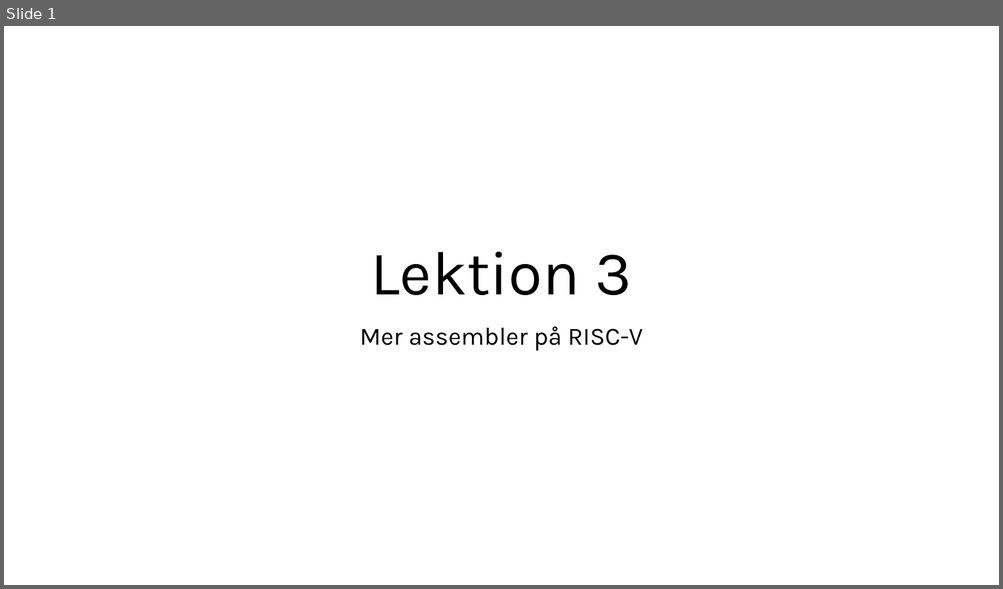
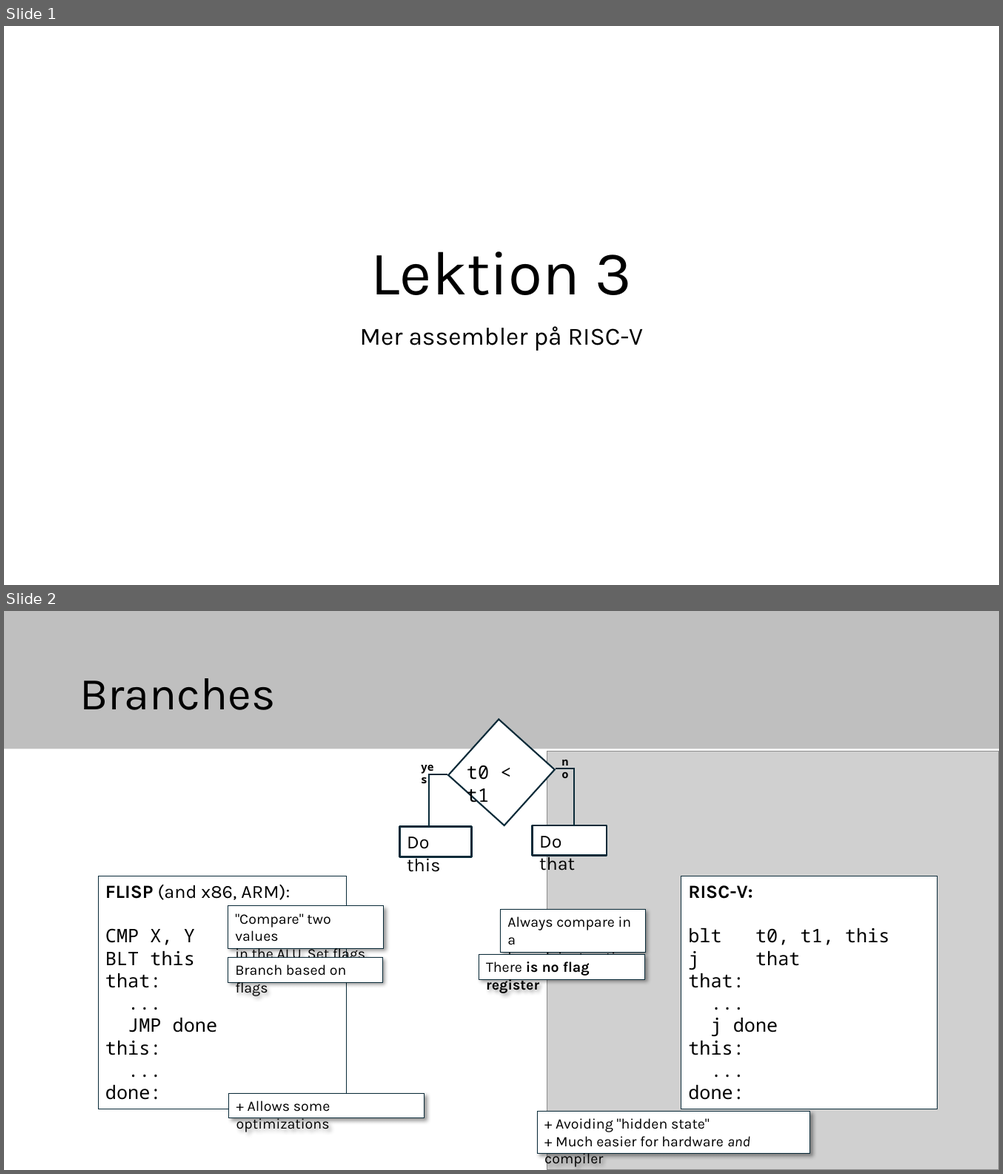
Before and after one commit to elias-at-chalmers/mop-lecture_notes-mirror, a slide deck: slides/lecture03-assembly2.pptx. Shown one above the other, each under a label of ours: slide 1 before the commit, slides 1 and 2 after it. The pictures are 1003x589 and 1003x1174 pixels, drawn with LibreOffice and Linux fonts; fonts in the diff are those of the drawing; grey boxes stand for pictures. Boxes give left, top, right and bottom in pixels: in the first picture for what was removed or moved away, otherwise in the second. Text is boxed around its words. In the diff, an @@ line names an element or a change of style, - is before the commit and + after.

Commit message:
Lecture03

```diff
--- a/slides/lecture03-assembly2.pptx
+++ b/slides/lecture03-assembly2.pptx
@@ slide 2 added at (4, 611, 999, 1170), background #FFFFFF @@
@@ rectangle added at (4, 611, 999, 749), fill #BFBFBF @@
@@ title added at (79, 678, 275, 710), 44 pt, text #000000 @@
+Branches
@@ rectangle added at (448, 719, 555, 826), fill #FFFFFF, outline #092A39 1.5 pt @@
@@ text added at (414, 757, 447, 778), 10.5 pt, text #000000, bold @@
+yes
@@ text added at (466, 765, 489, 806), 18 pt, text #000000 @@
+t0 < t1
@@ picture added at (546, 752, 999, 1170) @@
@@ freeform shape added at (429, 775, 447, 826), outline #092A39 1.5 pt @@
@@ freeform shape added at (555, 769, 573, 826), outline #092A39 1.5 pt @@
@@ rectangle added at (399, 827, 472, 857), fill #FFFFFF, outline #092A39 2 pt, 18 pt, text #000000 @@
+Do this
@@ rectangle added at (532, 826, 607, 856), fill #FFFFFF, outline #092A39 2 pt, 18 pt, text #000000 @@
+Do that
@@ rectangle added at (98, 876, 346, 1110), fill #FFFFFF, outline #092A39 0.75 pt, 18 pt, text #000000 @@
+FLISP (and x86, ARM):
+CMP X, Y
+BLT this
+that:
+...
+JMP done
+this:
+...
+done:
@@ rectangle added at (680, 876, 937, 1110), fill #FFFFFF, outline #092A39 0.75 pt, 18 pt, text #000000 @@
+RISC-V:
+blt t0, t1, this
+j that
+that:
+...
+j done
+this:
+...
+done:
@@ rectangle added at (227, 906, 383, 949), fill #FFFFFF, outline #092A39 0.75 pt, 14 pt, text #000000 @@
+"Compare" two values
+in the ALU. Set flags.
@@ rectangle added at (500, 909, 645, 952), fill #FFFFFF, outline #092A39 0.75 pt, 14 pt, text #000000 @@
+Always compare in a
+branch instruction
@@ rectangle added at (227, 958, 382, 983), fill #FFFFFF, outline #092A39 0.75 pt, 14 pt, text #000000 @@
+Branch based on flags
@@ rectangle added at (478, 955, 645, 980), fill #FFFFFF, outline #092A39 0.75 pt, 14 pt, text #000000, bold @@
+There is no flag register
@@ text added at (542, 965, 559, 973), 10.5 pt, text #000000, bold @@
+no
@@ rectangle added at (228, 1093, 424, 1119), fill #FFFFFF, outline #092A39 0.75 pt, 14 pt, text #000000 @@
++ Allows some optimizations
@@ rectangle added at (538, 1112, 811, 1154), fill #FFFFFF, outline #092A39 0.75 pt, 14 pt, text #000000 @@
++ Avoiding "hidden state"
++ Much easier for hardware and compiler
```
Also in this commit, not shown: 7 other slides added, 3 slides removed.
